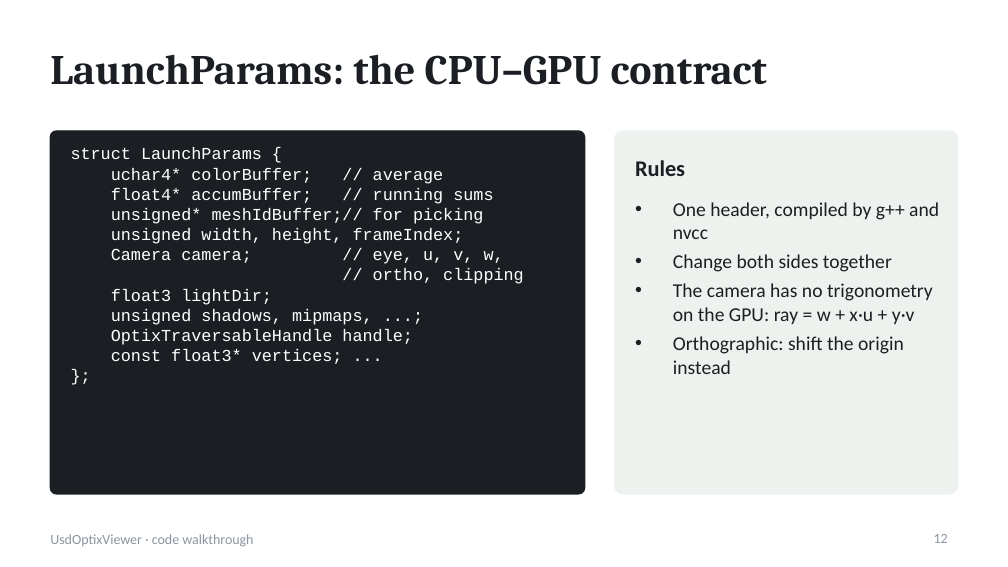
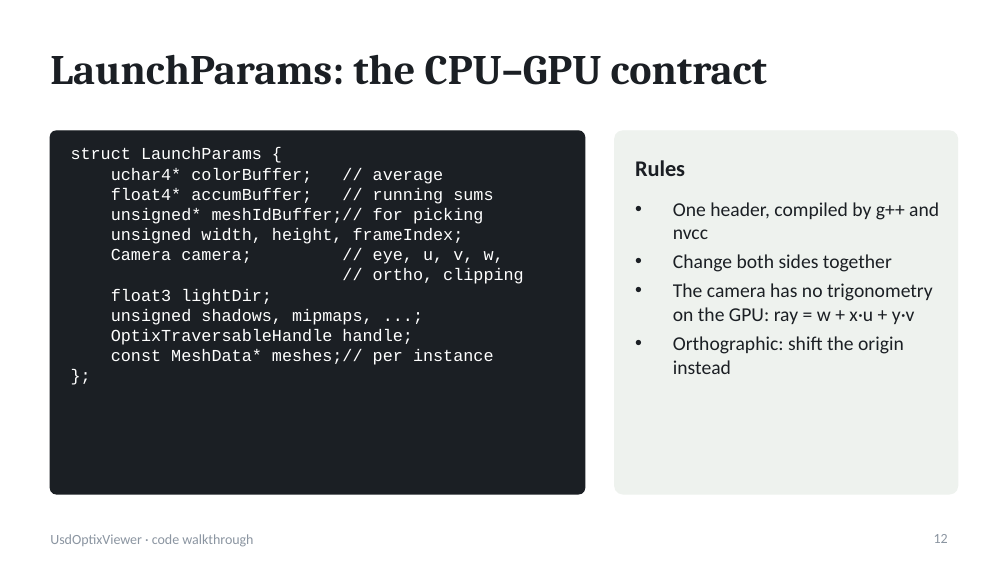
Before and after one commit to pablo-figueroa-uniandes/VizTools, a slide deck: slide 12 of Docs/UsdOptixViewer-code.pptx. Drawn at 1008x567 pixels with LibreOffice and Linux fonts; fonts in the diff are those of the drawing. Boxes give left, top, right and bottom in pixels: in the first picture for what was removed or moved away, otherwise in the second. Text is boxed around its words. In the diff, an @@ line names an element or a change of style, - is before the commit and + after.

```diff
--- a/Docs/UsdOptixViewer-code.pptx
+++ b/Docs/UsdOptixViewer-code.pptx
@@ text at (111,349,494,365): text changed @@
-const float3* vertices; ...
+const MeshData* meshes;// per instance
```
Also in this commit, not shown: 10 other slides changed, 1 slide added, 2 other files.
